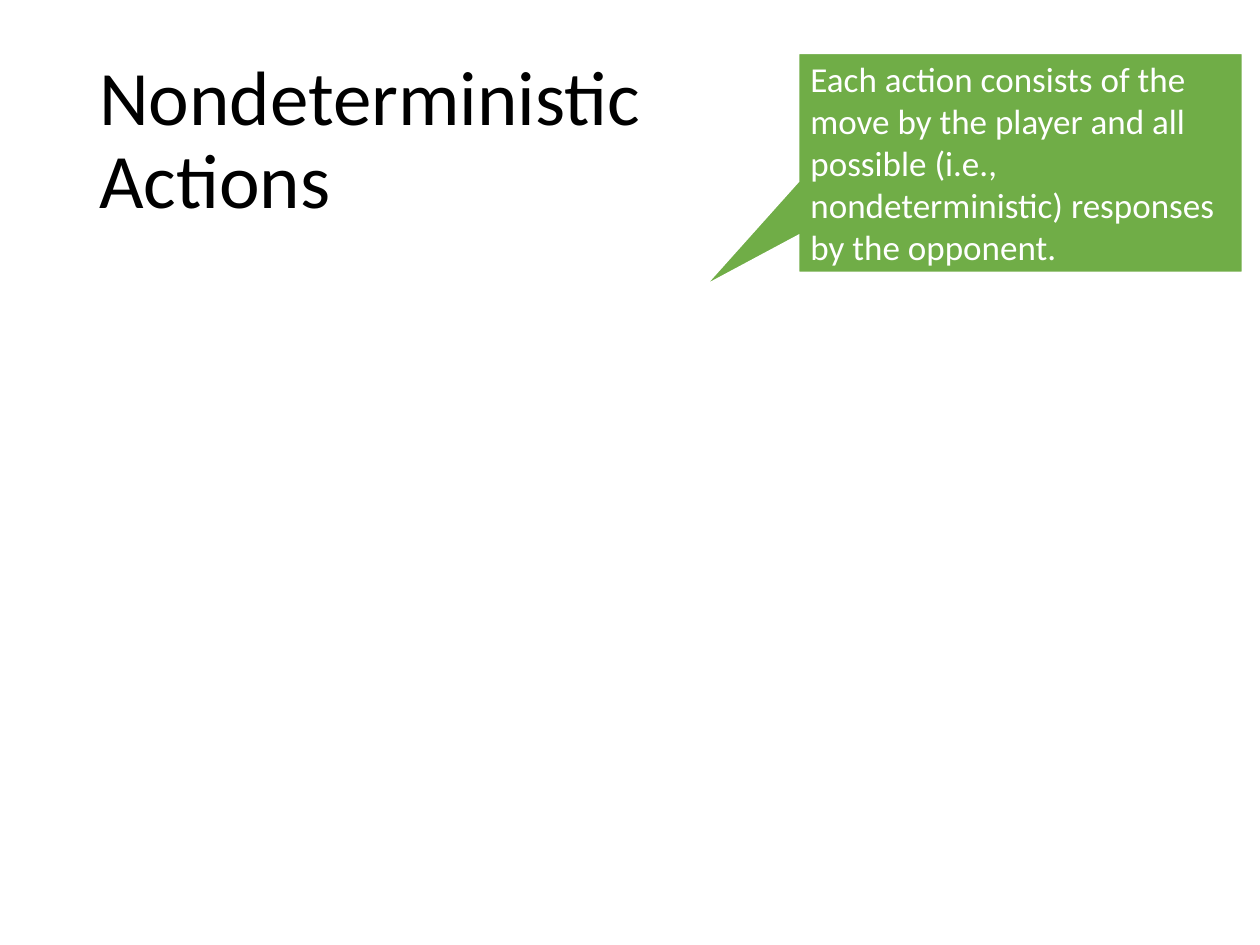
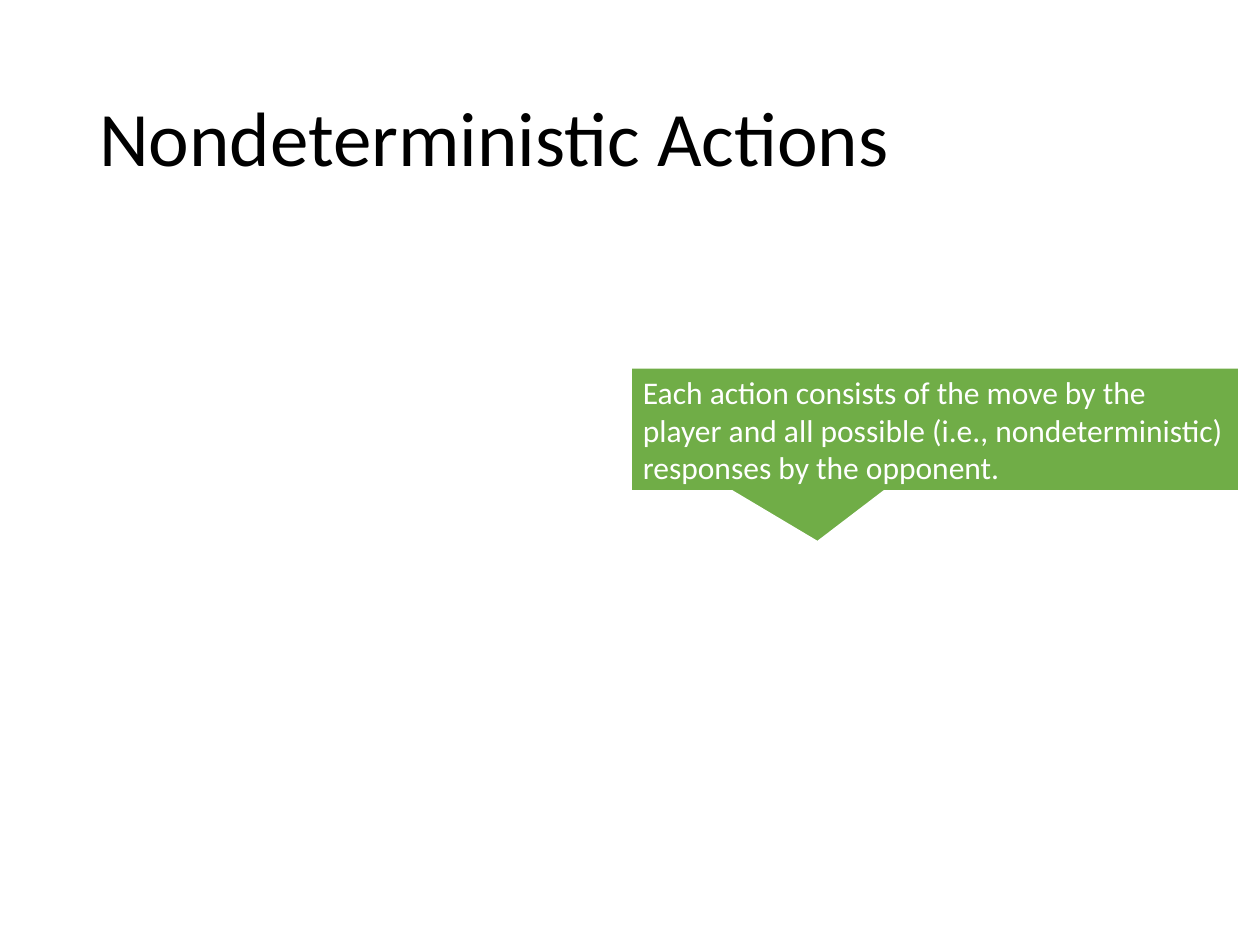
Before and after one commit to mhahsler/CS7320-AI, a slide deck: slide 9 of slides/05_games.pptx. Drawn at 1260x945 pixels with LibreOffice and Linux fonts; fonts in the diff are those of the drawing; grey boxes stand for pictures. Boxes give left, top, right and bottom in pixels: in the first picture for what was removed or moved away, otherwise in the second. Text is boxed around its words. In the diff, an @@ line names an element or a change of style, - is before the commit and + after.

```diff
--- a/slides/05_games.pptx
+++ b/slides/05_games.pptx
@@ title "Nondeterministic Actions" rewrapped from [99, 71, 640, 209] to [99, 112, 888, 167] @@
@@ speech box "Each action consists of the ...": place and size @@
-speech box "Each action consists of the ..." at [798, 53, 1242, 273]
+speech box "Each action consists of the ..." at [630, 368, 1239, 491]
@@ speech box "Each action consists of the ..." at [630, 368, 1239, 491]: size 20 to 18 pt; proportions changed @@
```
Also in this commit, not shown: 15 other slides changed, 2 slides added, 1 other file.
